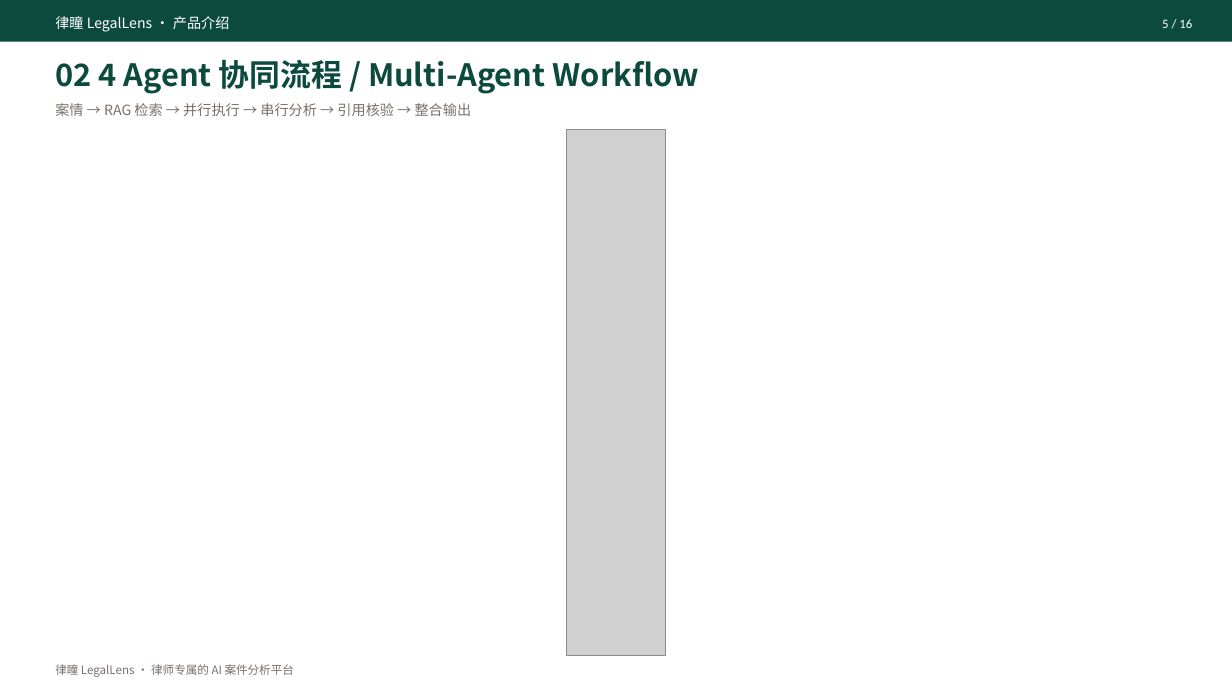
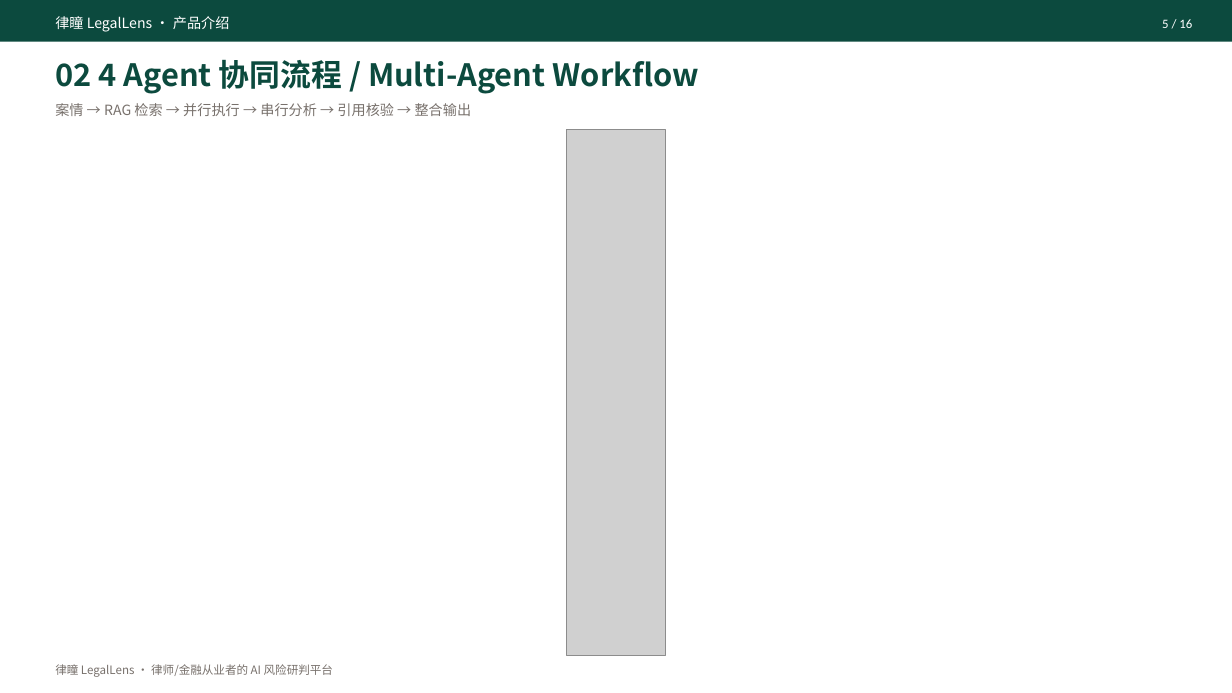
Before and after one commit to A-yiren/legal-lens, a slide deck: slide 5 of docs/律瞳-LegalLens-产品介绍.pptx. Drawn at 1232x693 pixels with LibreOffice and Linux fonts; fonts in the diff are those of the drawing; grey boxes stand for pictures. Boxes give left, top, right and bottom in pixels: in the first picture for what was removed or moved away, otherwise in the second. Text is boxed around its words. In the diff, an @@ line names an element or a change of style, - is before the commit and + after.

Commit message:
docs: 16 页 PPT 金融版 (GOAI AI+金融 赛道) + 简介改 485 汉字 + 改前端示例案情

```diff
--- a/docs/律瞳-LegalLens-产品介绍.pptx
+++ b/docs/律瞳-LegalLens-产品介绍.pptx
@@ text at [55, 664, 333, 677]: text changed @@
-律瞳 LegalLens · 律师专属的 AI 案件分析平台
+律瞳 LegalLens · 律师/金融从业者的 AI 风险研判平台
```
Also in this commit, not shown: 15 other slides changed, 19 other files.
